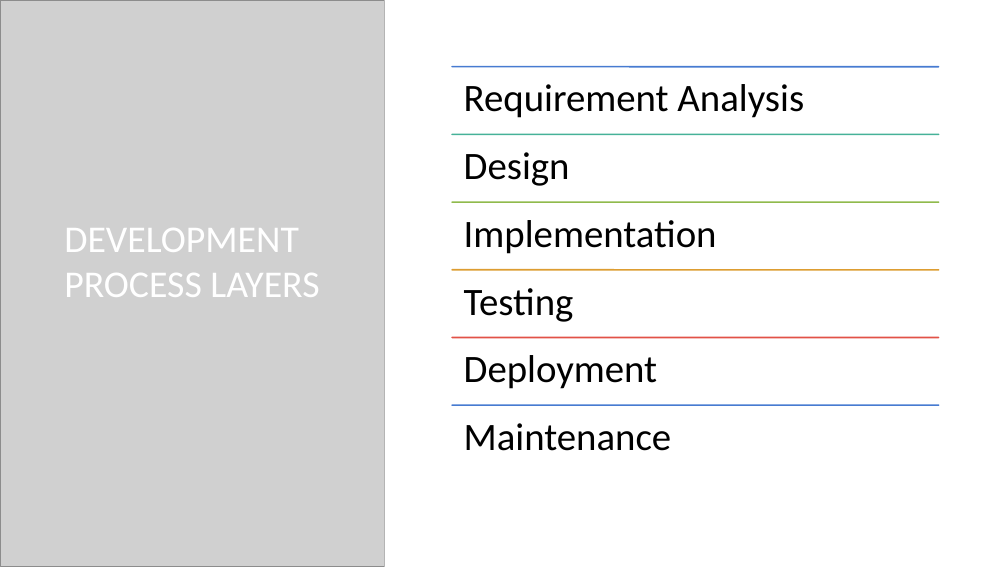
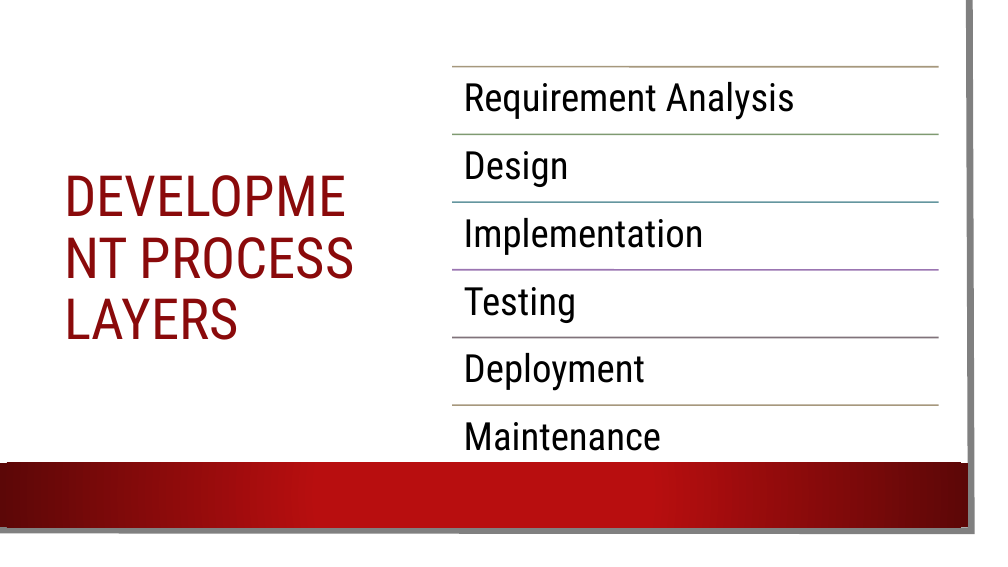
Before and after one commit to dundane/CSC360Demos, a slide deck: slide 90 of CSC360Demo/Design Patterns Slide Show.pptx (slide 87 before the commit). Drawn at 1008x567 pixels with LibreOffice and Linux fonts; fonts in the diff are those of the drawing; grey boxes stand for pictures; background and template pictures are left out. Boxes give left, top, right and bottom in pixels: in the first picture for what was removed or moved away, otherwise in the second. Text is boxed around its words. In the diff, an @@ line names an element or a change of style, - is before the commit and + after.

```diff
--- a/CSC360Demo/Design Patterns Slide Show.pptx
+++ b/CSC360Demo/Design Patterns Slide Show.pptx
@@ picture removed at (0, 0, 385, 567) @@
@@ picture removed at (0, 0, 384, 567) @@
@@ rectangle added at (0, 0, 991, 550), fill #FFFFFF @@
@@ freeform shape added at (0, 0, 972, 531), outline #808080 6.5 pt @@
@@ rectangle removed at (385, 0, 1008, 567) @@
@@ title "DEVELOPMENT PROCESS LAYERS" at (64, 237, 355, 340): size 36 to 54 pt, font Calibri to Roboto Condensed, text colour #FFFFFF to #8A0A0B; line spacing 1 to 0.9 @@
@@ line (452, 67) - (939, 67): stroke #477BD1 1.5 pt to #A6987D 1.5 pt @@
@@ line (452, 135) - (939, 135): stroke #46B298 1.5 pt to #7F9A71 1.5 pt @@
@@ line (452, 202) - (939, 202): stroke #90BA4C 1.5 pt to #64969F 1.5 pt @@
@@ line (452, 270) - (939, 270): stroke #DD9D31 1.5 pt to #9B75B2 1.5 pt @@
@@ line (452, 337) - (939, 337): stroke #E25247 1.5 pt to #80737A 1.5 pt @@
@@ font Calibri to Roboto Condensed in 6 elements at (464, 82, 795, 120), (464, 151, 569, 187), (464, 218, 704, 255), (464, 287, 576, 323), (464, 353, 645, 391), (464, 422, 661, 451) @@
@@ line (452, 405) - (939, 405): stroke #477BD1 1.5 pt to #A6987D 1.5 pt @@
@@ rectangle added at (0, 463, 968, 527), fill gradient #B80E0F to #5C0707 @@
```
Also in this commit, not shown: 121 other slides changed, 6 slides added, 1 slide removed, 55 other files.
